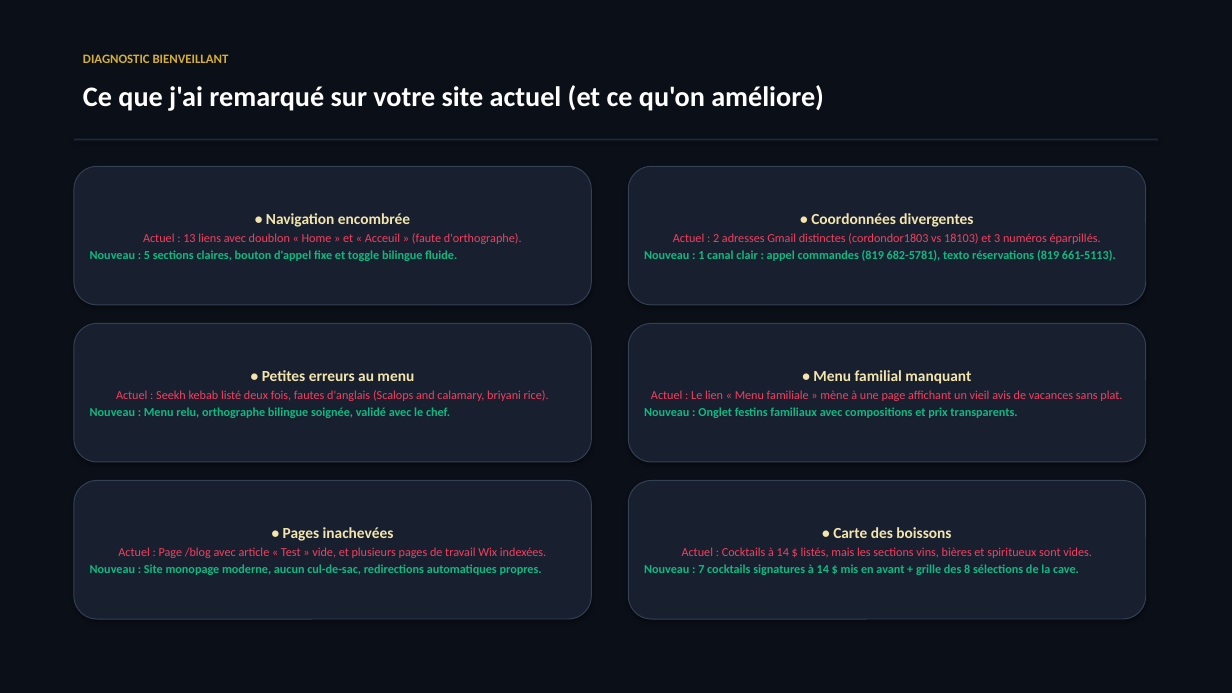
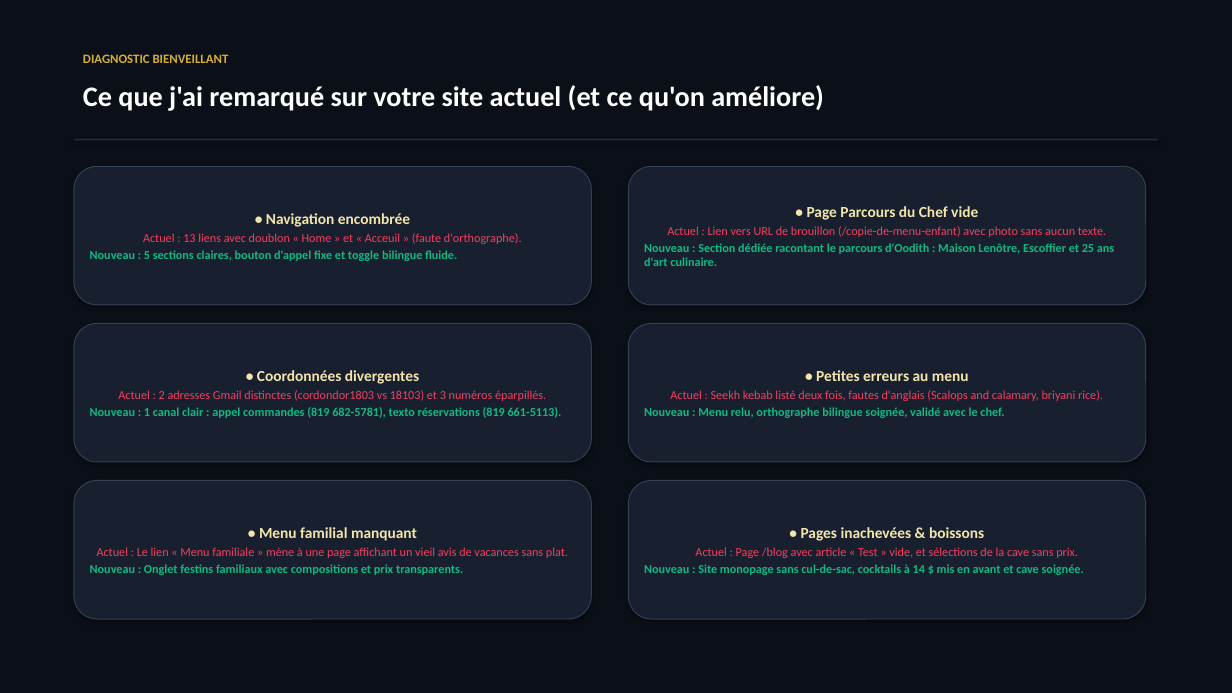
Before and after one commit to JopPank/le-cordon-dore, a slide deck: slide 4 of Presentation-Le-Cordon-Dore.pptx. Drawn at 1232x693 pixels with LibreOffice and Linux fonts; fonts in the diff are those of the drawing. Boxes give left, top, right and bottom in pixels: in the first picture for what was removed or moved away, otherwise in the second. Text is boxed around its words. In the diff, an @@ line names an element or a change of style, - is before the commit and + after.

```diff
--- a/Presentation-Le-Cordon-Dore.pptx
+++ b/Presentation-Le-Cordon-Dore.pptx
@@ text in rounded rectangle at bbox=[644, 206, 1114, 266]: text changed @@
-• Coordonnées divergentes
-Actuel : 2 adresses Gmail distinctes (cordondor1803 vs 18103) et 3 numéros éparpillés.
-Nouveau : 1 canal clair : appel commandes (819 682-5781), texto réservations (819 661-5113).
+• Page Parcours du Chef vide
+Actuel : Lien vers URL de brouillon (/copie-de-menu-enfant) avec photo sans aucun texte.
+Nouveau : Section dédiée racontant le parcours d'Oodith : Maison Lenôtre, Escoffier et 25 ans d'art culinaire.
@@ text in rounded rectangle at bbox=[90, 370, 562, 418]: text changed; text colour #F43F5E to #10B981 @@
-• Petites erreurs au menu
-Actuel : Seekh kebab listé deux fois, fautes d'anglais (Scalops and calamary, briyani rice).
-Nouveau : Menu relu, orthographe bilingue soignée, validé avec le chef.
+• Coordonnées divergentes
+Actuel : 2 adresses Gmail distinctes (cordondor1803 vs 18103) et 3 numéros éparpillés.
+Nouveau : 1 canal clair : appel commandes (819 682-5781), texto réservations (819 661-5113).
@@ text in rounded rectangle at bbox=[644, 370, 1103, 418]: text changed @@
-• Menu familial manquant
-Actuel : Le lien « Menu familiale » mène à une page affichant un vieil avis de vacances sans plat.
-Nouveau : Onglet festins familiaux avec compositions et prix transparents.
+• Petites erreurs au menu
+Actuel : Seekh kebab listé deux fois, fautes d'anglais (Scalops and calamary, briyani rice).
+Nouveau : Menu relu, orthographe bilingue soignée, validé avec le chef.
@@ text in rounded rectangle at bbox=[90, 527, 568, 575]: text changed; text colour #10B981 to #F43F5E @@
-• Pages inachevées
-Actuel : Page /blog avec article « Test » vide, et plusieurs pages de travail Wix indexées.
-Nouveau : Site monopage moderne, aucun cul-de-sac, redirections automatiques propres.
+• Menu familial manquant
+Actuel : Le lien « Menu familiale » mène à une page affichant un vieil avis de vacances sans plat.
+Nouveau : Onglet festins familiaux avec compositions et prix transparents.
@@ text in rounded rectangle at bbox=[644, 527, 1084, 575]: text changed; text colour #F43F5E to #10B981 @@
-• Carte des boissons
-Actuel : Cocktails à 14 $ listés, mais les sections vins, bières et spiritueux sont vides.
-Nouveau : 7 cocktails signatures à 14 $ mis en avant + grille des 8 sélections de la cave.
+• Pages inachevées & boissons
+Actuel : Page /blog avec article « Test » vide, et sélections de la cave sans prix.
+Nouveau : Site monopage sans cul-de-sac, cocktails à 14 $ mis en avant et cave soignée.
```
Also in this commit, not shown: 2 other slides changed, 12 other files.
